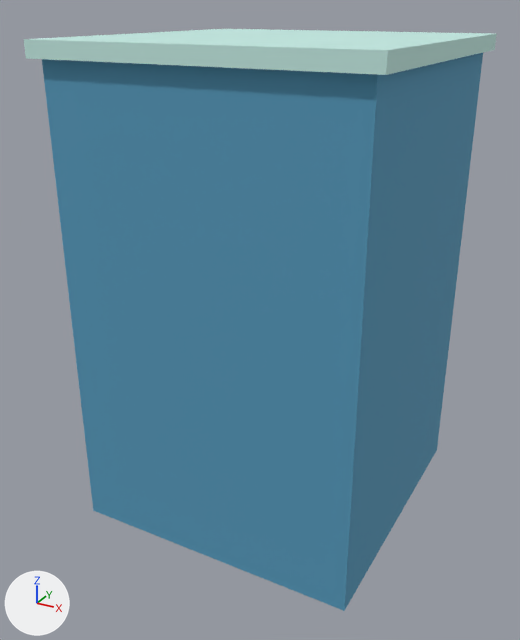
Before and after pictures for a commit that changed the Blender file art/city_block.blend.
The view is the same before and after, from a 50 mm camera at (5.41, -10.49, 8.58) aimed at (-0.16, -0.36, 3.52). Arrows for +X, +Y and +Z are at lower left; the lights stay in place. The picture after the commit comes second.

In view in the first picture: 'city_block'.
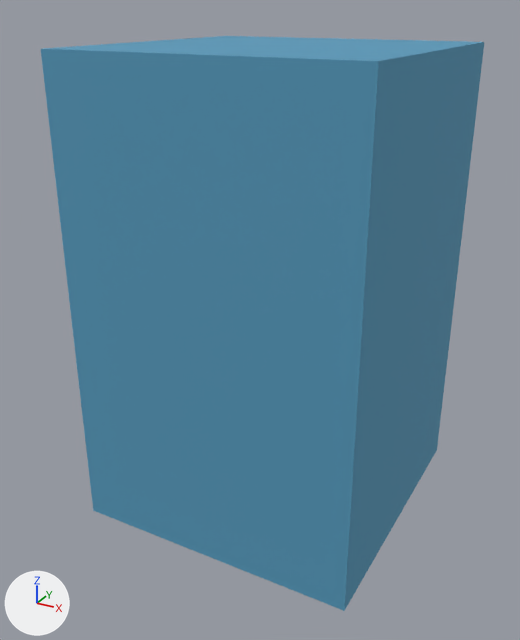
Location of each change, (x1, y1, x2, y2) in pixels of the pictures (520 x 640 px):
'city_block', reshaped (6% narrower): before (24, 29, 497, 611); after (41, 36, 484, 611)
part 1 of me_立方体_116, deleted: before (24, 29, 497, 75)

The edits, one by one:
me_立方体_116 is used by ob_city_block; location (0.0, 0.0, 0.0).
me_立方体_116 had 16 vertices, 12 faces and spanned x -2.65..2.65, y -2.65..2.65, z 0.0..8.12.
me_立方体_116 now has 8 vertices, 6 faces and spans x -2.5..2.5, y -2.5..2.5, z 0.0..8.0.
me_立方体_116 part 1: the loose piece of 8 vertices spanning x -2.65..2.65, y -2.65..2.65, z 7.88..8.12 is deleted.
